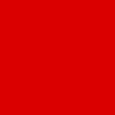
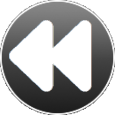
The second 115×115 image is a revision of the first. Changes to its layers:
hid "Red" over [0, 0, 115, 115]
hid "Icon-Plus" over [18, 16, 97, 96]
showed "Icon-Rewind" over [9, 20, 92, 92]